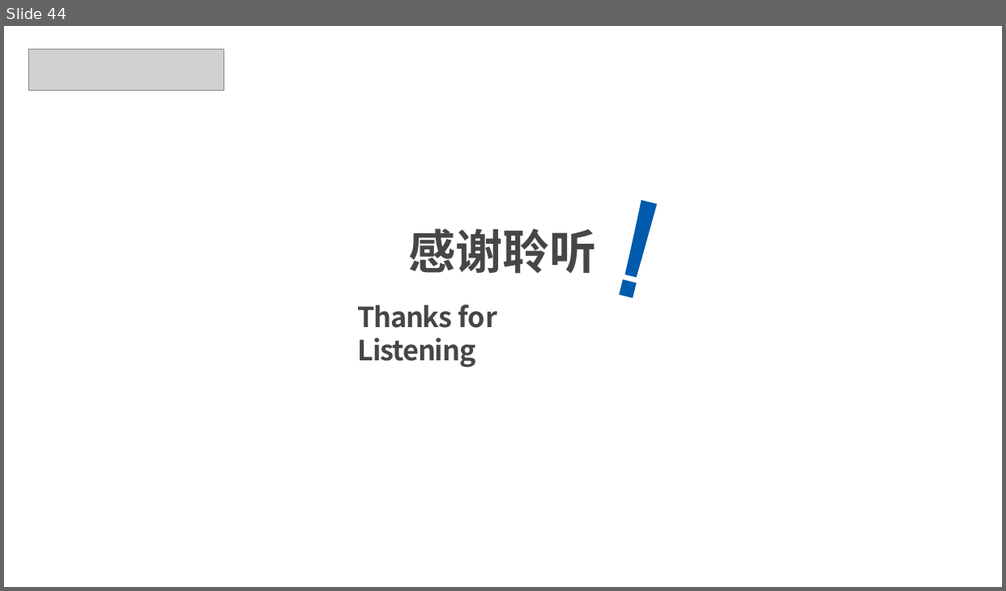
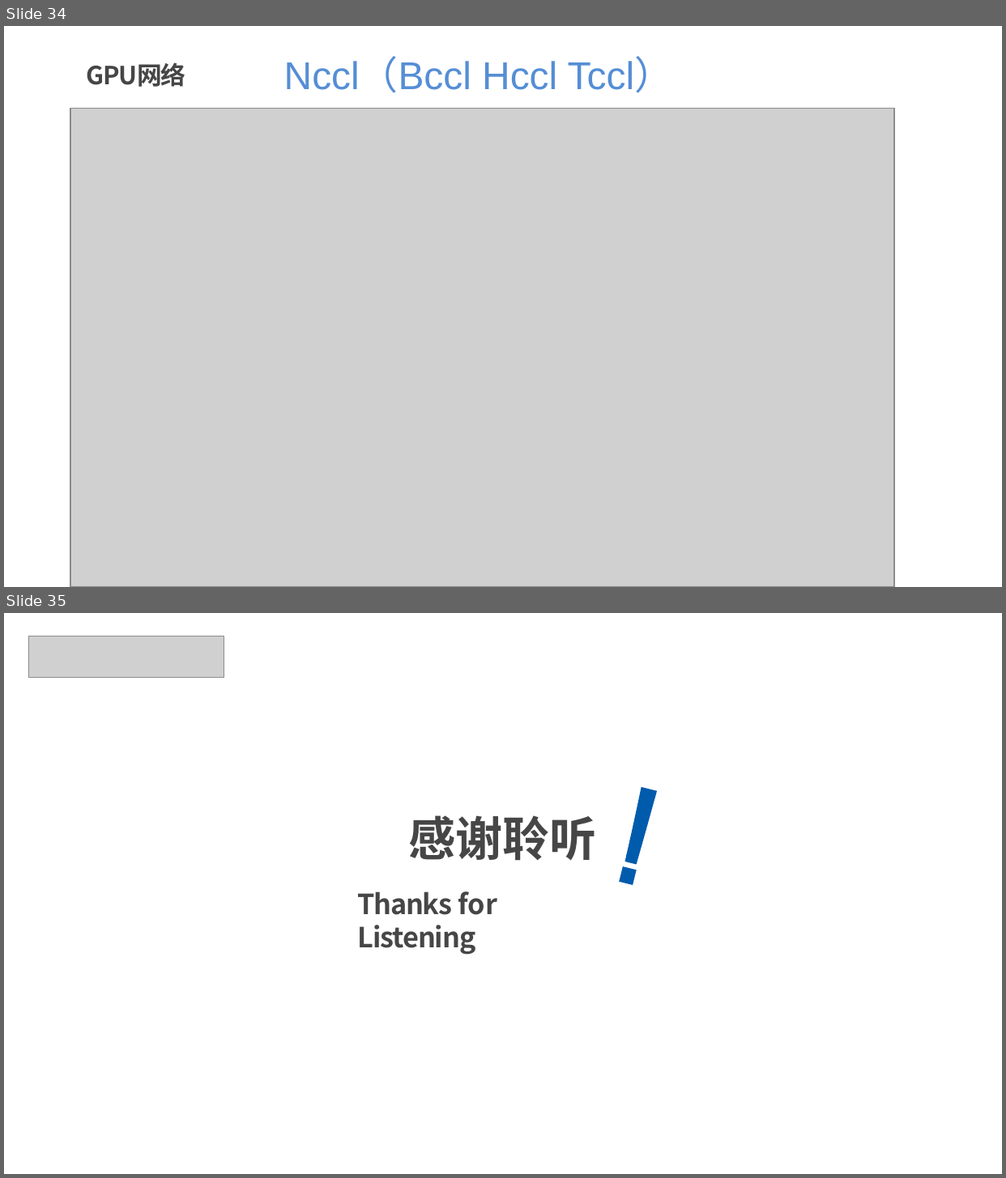
Before and after one commit to xws117/Bilibili-tutorial, a slide deck: 3-CUDA C编程及GPU基本知识.pptx. Shown one above the other, each under a label of ours: slide 44 before the commit, slides 34 and 35 after it. The pictures are 1006x591 and 1006x1178 pixels, drawn with LibreOffice and Linux fonts; fonts in the diff are those of the drawing; grey boxes stand for pictures; background and template pictures are left out. Boxes give left, top, right and bottom in pixels: in the first picture for what was removed or moved away, otherwise in the second. Text is boxed around its words. In the diff, an @@ line names an element or a change of style, - is before the commit and + after.

```diff
--- a/3-CUDA C编程及GPU基本知识.pptx
+++ b/3-CUDA C编程及GPU基本知识.pptx
@@ slide 34 added at <box>4,26,1002,587</box>, background #FFFFFF @@
@@ title added at <box>87,62,186,87</box>, 18 pt, text #464646, bold @@
+GPU网络
@@ text added at <box>284,59,673,93</box>, 28 pt, text #558ED5 @@
+Nccl（Bccl Hccl Tccl）
@@ picture added at <box>71,109,894,587</box> @@
@@ what was slide 44 is now slide 35 @@
```
Also in this commit, not shown: 8 slides changed, 15 other slides added, 25 slides removed.
